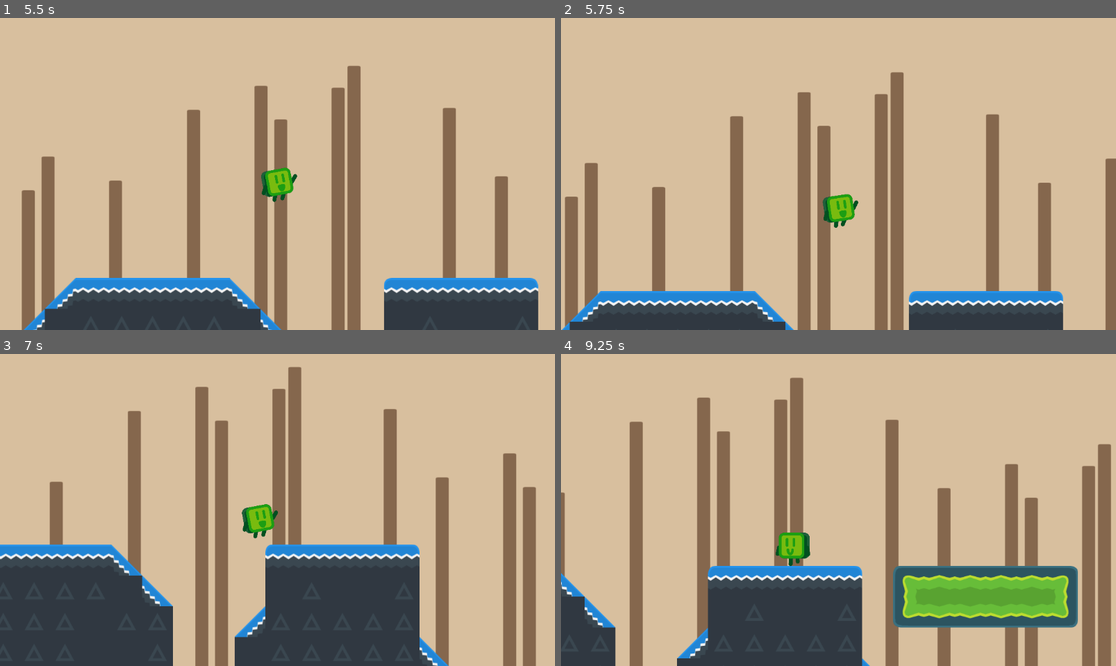
Above: before the commit, frames 1-4 (two rows, left to right).
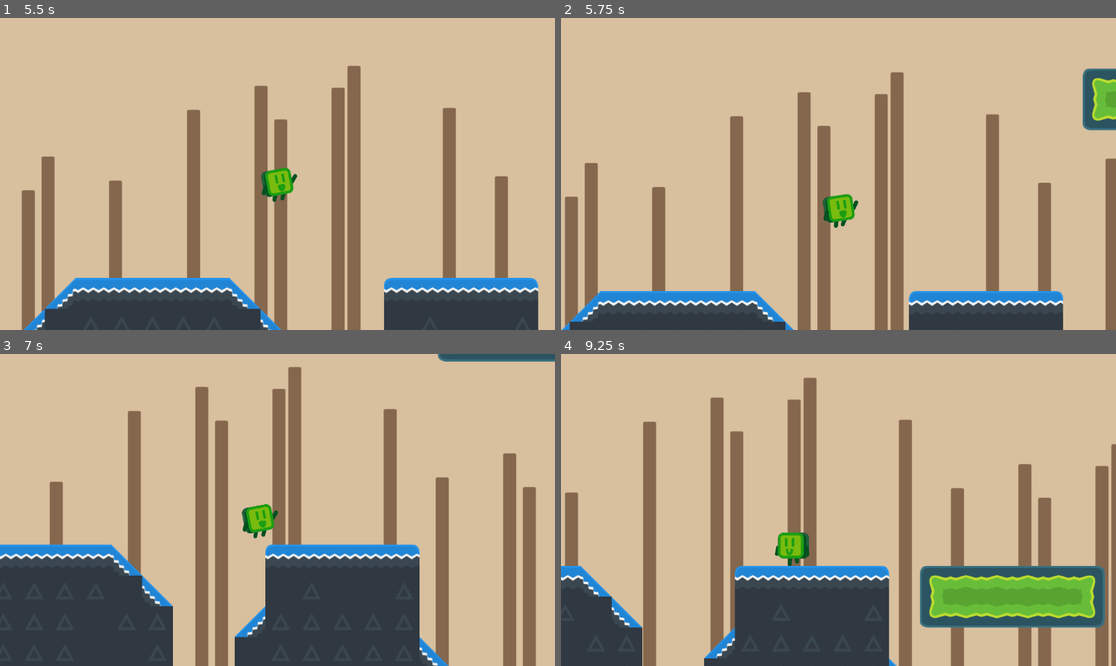
Above: after the commit, the same moments.

Repository: billystein25/ACM-Godot-SIG
Game: Godot game, scene res://scenes/levels/level_3/level_3.tscn
Same seed, same stepped clock (60 frames per second), same inputs: the game is played once before the commit and once after it. This scene is started directly instead of the project's main scene.
Inputs (mouse positions are in pixels of both pictures, inside the frame that each line leads up to):
- Up to frame 1 (5.5 s): move the mouse to (249, 236) at 0.52 s; hold W (EnterDoor) 0.53-1.28 s; hold D (PlayerMoveRight) 0.53-2.03 s; move the mouse to (444, 220) at 1.27 s; tap W (EnterDoor) at 1.35, 2.85, 4.35 s; move the mouse to (111, 127) at 2.02 s; hold W (EnterDoor) 2.03-2.78 s; hold A (PlayerMoveLeft) 2.03-4.28 s; move the mouse to (305, 174) at 2.77 s; move the mouse to (194, 96) at 3.52 s; hold W (EnterDoor) 3.53-4.28 s; move the mouse to (399, 158) at 4.27 s; hold D (PlayerMoveRight) from 4.28 s (still down); move the mouse to (166, 189) at 5.02 s; hold W (EnterDoor) from 5.03 s (still down)
- Up to frame 2 (5.75 s): keep holding D (PlayerMoveRight); keep holding W (EnterDoor)
- Up to frame 3 (7 s): keep holding D (PlayerMoveRight); move the mouse to (333, 441) at 5.77 s; release W (EnterDoor) at 5.78 s; tap W (EnterDoor) at 5.85 s; move the mouse to (249, 572) at 6.52 s; hold W (EnterDoor) from 6.53 s (still down)
- Up to frame 4 (9.25 s): move the mouse to (1005, 556) at 7.27 s; release W (EnterDoor) at 7.28 s; tap W (EnterDoor) at 7.35, 8.85 s; move the mouse to (672, 463) at 8.02 s; release D (PlayerMoveRight) at 8.03 s; hold W (EnterDoor) 8.03-8.78 s; hold A (PlayerMoveLeft) from 8.03 s (still down); move the mouse to (866, 510) at 8.77 s

Frame 1 is identical in both runs. In frame 2, 1.2% of the frame differs, in the area x 93-100%, y 16-37%; in frame 3, 0.5%; in frame 4, 30%, in the area x 0-100%, y 7-100%.

Commit message:
Fix Jitter with moving platforms

Diff:
--- a/scenes/entities/player/player.gd
+++ b/scenes/entities/player/player.gd
@@ -85,7 +85,8 @@
 # physics process time then you need to optimize your code.
 func _physics_process(delta: float) -> void:
 
-	# We simply call the _handle_jump function which takes one argument 'delta'.
+	# We simply call the _handle_jump and _handle_movement functions which each take one
+	# argument 'delta'.
 	_handle_jump(delta)
 	_handle_movement(delta)
 
--- a/scenes/levels/level_3/level_3.tscn
+++ b/scenes/levels/level_3/level_3.tscn
@@ -71,5 +71,5 @@
 gizmo_extents = 20.0
 
 [node name="Marker2D2" type="Marker2D" parent="SimpleGreenPlatform/MovingBodyComponent" index="1"]
-position = Vector2(2051, 0)
+position = Vector2(998, -508)
 gizmo_extents = 20.0
--- a/scripts/components/moving_body_component/moving_body_component.gd
+++ b/scripts/components/moving_body_component/moving_body_component.gd
@@ -159,6 +159,8 @@
 	# We set the tween ease and transition type to make the movement smoother.
 	tween.set_ease(Tween.EASE_IN_OUT)
 	tween.set_trans(Tween.TRANS_SINE)
+	# Almost fixes displacement when the player is standing on top of the platform.
+	tween.set_process_mode(Tween.TWEEN_PROCESS_PHYSICS)
 	# The syntax to tween the property goes as follows:
 	# From the tween we access its tween_property function which takes 4 parameters.
 	# 1: The Object that we want to tween its property.
